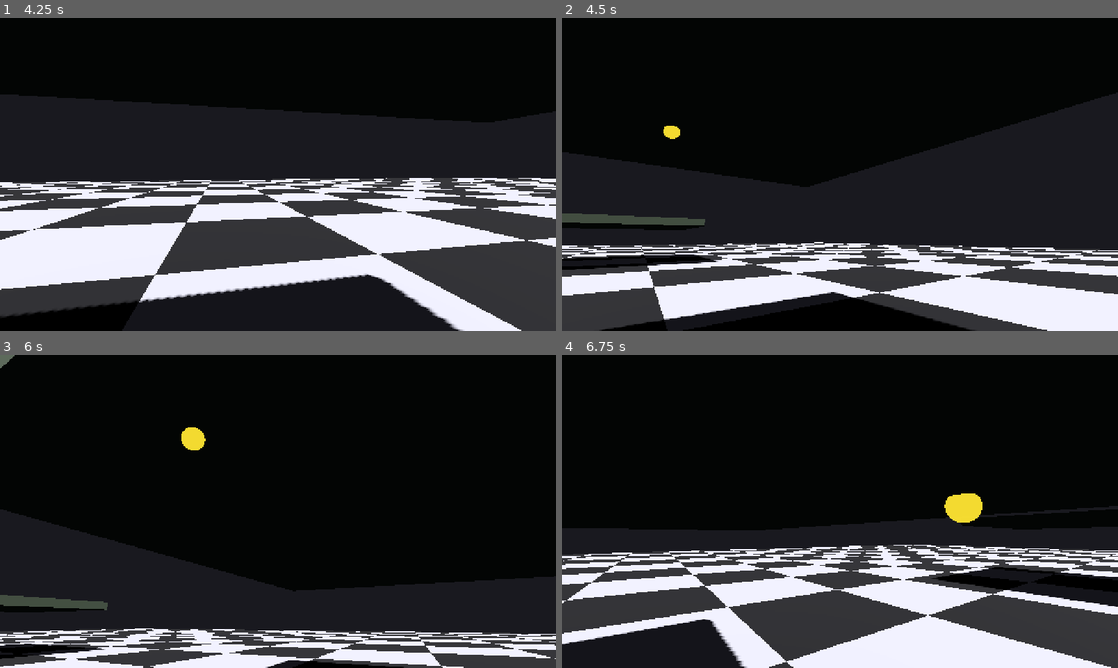
Above: before the commit, frames 1-4 (two rows, left to right).
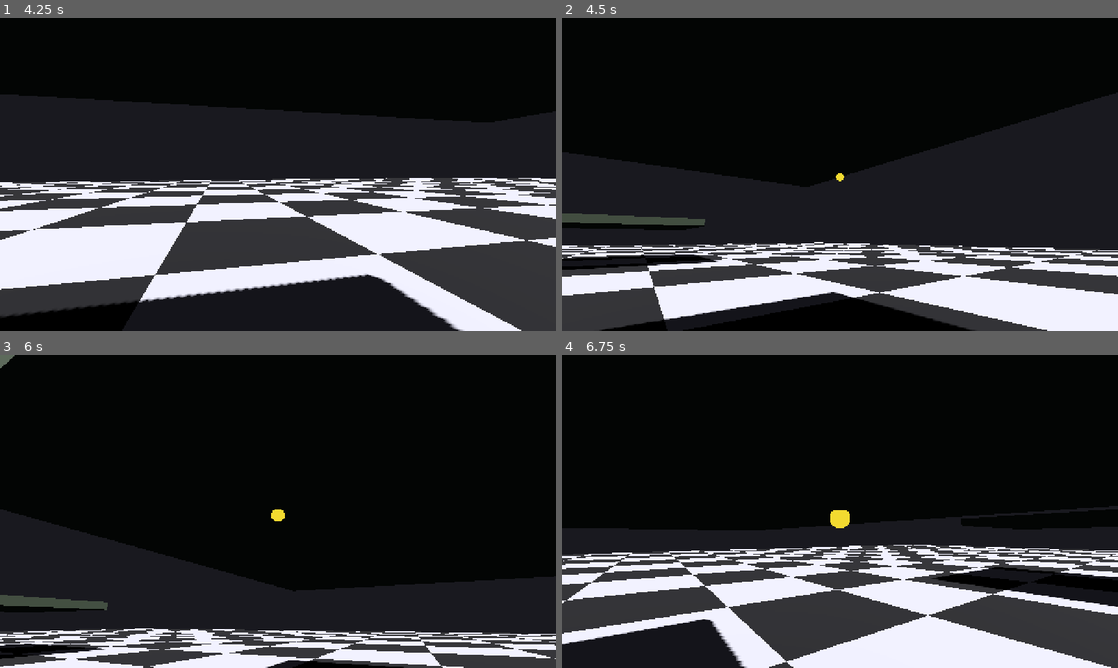
Above: after the commit, the same moments.

Repository: radomirsky/190K-G.O.P
Game: Godot game, scene res://main.tscn
The game is run twice, just before and just after one commit, with the same random seed, the same clock (stepped at 60 frames per second) and the same inputs.
Inputs (mouse positions are in pixels of both pictures, inside the frame that each line leads up to):
- Up to frame 1 (4.25 s): tap Enter at 0.5 s; move the mouse to (305, 174) at 0.52 s; hold W from 0.53 s (still down); tap E at 0.6 s; click (305, 174) at 0.67 s; tap Space at 0.77, 1.52, 3.02, 3.77 s; move the mouse to (250, 174) at 1.27 s; tap Q at 1.35 s; click (250, 174) at 1.42 s; move the mouse to (289, 168) at 2.02 s; hold Ctrl 2.03-2.78 s; click (289, 168) at 2.17 s; move the mouse to (272, 180) at 2.77 s; tap Shift at 2.85 s; click (272, 180) at 2.92 s; move the mouse to (316, 177) at 3.52 s; tap R at 3.6 s; click (316, 177) at 3.67 s; tap Escape (ui_cancel) at 4.15 s
- Up to frame 2 (4.5 s): move the mouse to (673, 127) at 4.27 s; release W at 4.28 s; hold A from 4.28 s (still down); tap Z at 4.35 s; click (673, 127) at 4.42 s
- Up to frame 3 (6 s): tap Space at 4.52 s; move the mouse to (305, 511) at 5.02 s; release A at 5.03 s; hold S 5.03-5.78 s; tap X at 5.1 s; click (305, 511) at 5.17 s; move the mouse to (194, 433) at 5.77 s; hold D from 5.78 s (still down); tap B at 5.85 s; click (194, 433) at 5.92 s
- Up to frame 4 (6.75 s): tap Space at 6.02 s; move the mouse to (962, 495) at 6.52 s; release D at 6.53 s; hold W from 6.53 s (still down); tap G at 6.6 s; click (962, 495) at 6.67 s

Frame 1 is identical in both runs. In frame 2, 0.1% of the frame differs, in the area x 18-51%, y 34-53%; in frame 3, 0.3%; in frame 4, 0.7%, in the area x 48-76%, y 44-56%.

Commit message:
Escape: не отпускать мышь, курсор каждый кадр в центре экрана
Made-with: Cursor

Diff:
--- a/player.gd
+++ b/player.gd
@@ -103,9 +103,7 @@
 	if vp == null:
 		return
 	var r := vp.get_visible_rect()
-	var center := r.position + r.size * 0.5
-	if vp.get_mouse_position().distance_squared_to(center) > 4.0:
-		vp.warp_mouse(center)
+	vp.warp_mouse(r.position + r.size * 0.5)
 
 
 func _pitch_limit() -> float:
@@ -158,14 +156,9 @@
 
 func _unhandled_input(event: InputEvent) -> void:
 	if event.is_action_pressed("ui_cancel"):
-		if Input.mouse_mode == Input.MOUSE_MODE_CAPTURED:
-			_want_mouse_captured = false
-			Input.mouse_mode = Input.MOUSE_MODE_VISIBLE
-			_center_mouse_in_viewport()
-		else:
-			_want_mouse_captured = true
-			Input.mouse_mode = Input.MOUSE_MODE_CAPTURED
-			_center_mouse_in_viewport()
+		_want_mouse_captured = true
+		Input.mouse_mode = Input.MOUSE_MODE_CAPTURED
+		_center_mouse_in_viewport()
 		_look_yaw_target = rotation.y
 		_look_pitch_target = _camera_pivot.rotation.x
 		get_viewport().set_input_as_handled()
